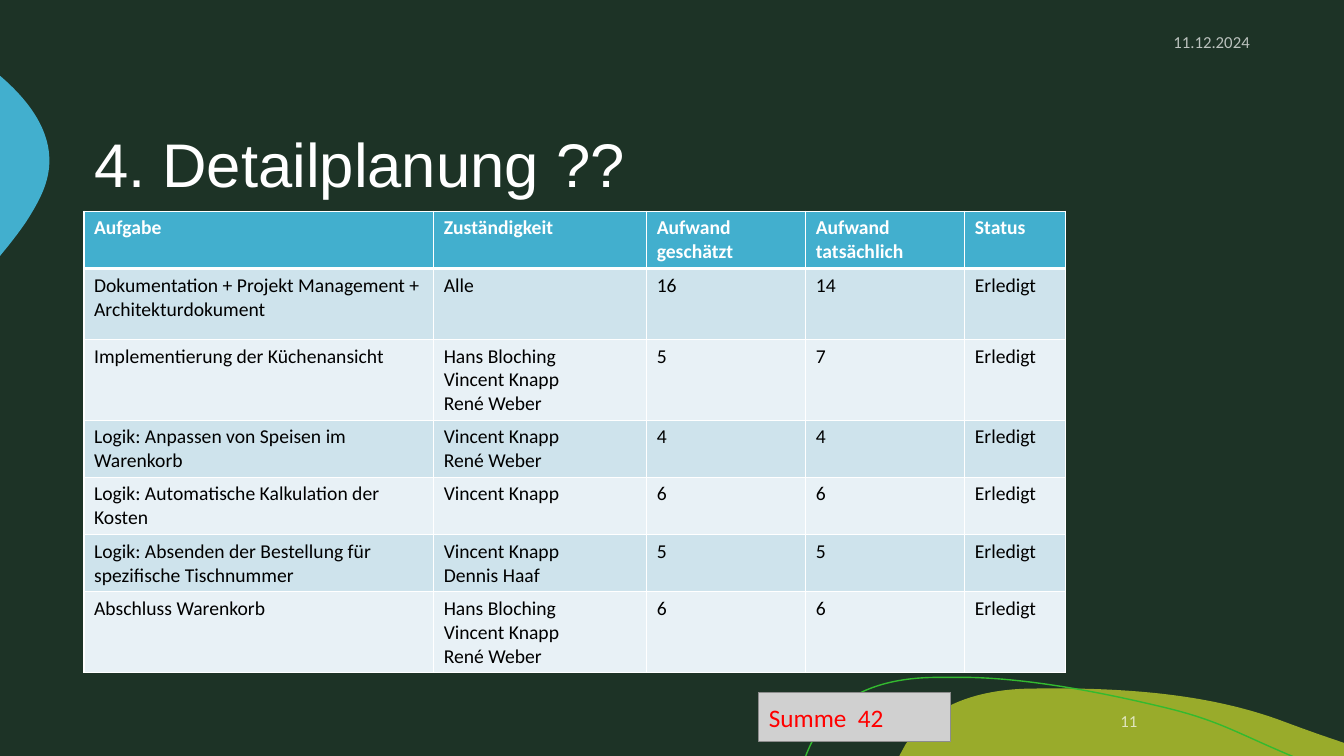
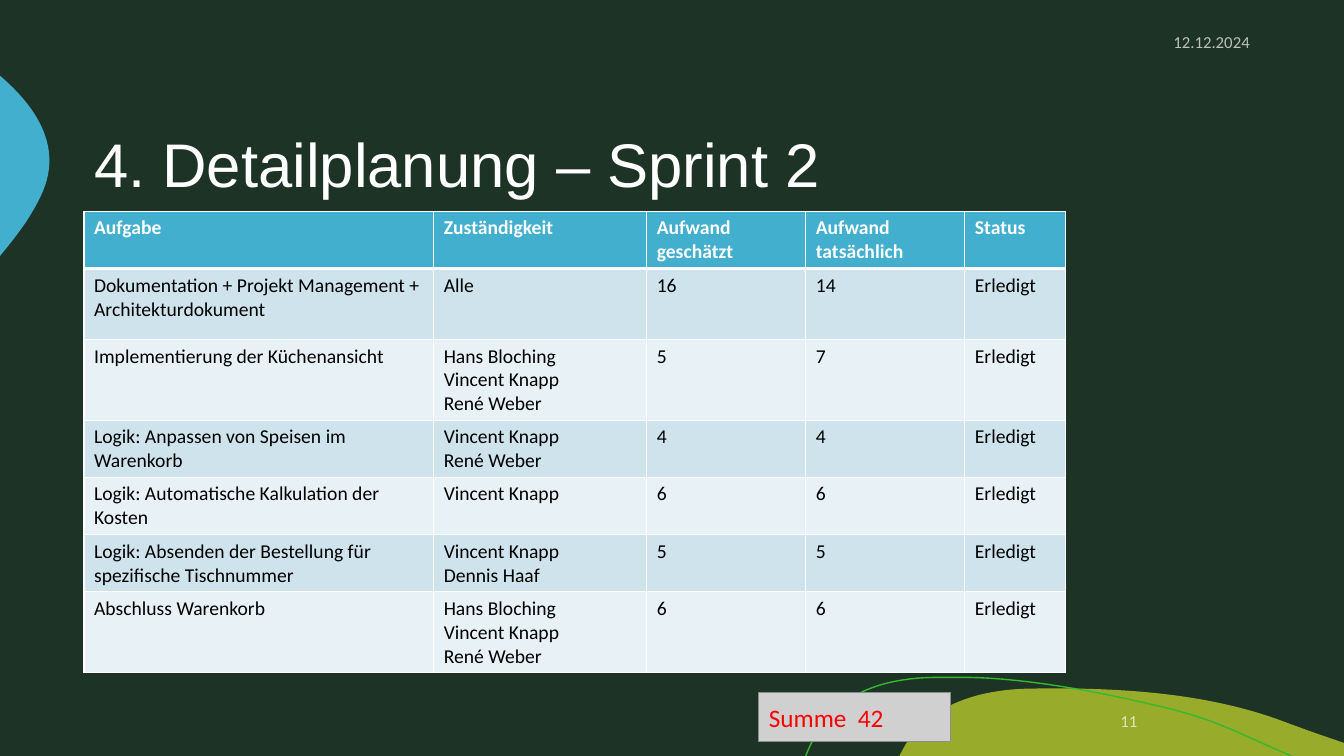
Before and after one commit to zIExpantion/ZumGelbenBach, a slide deck: slide 11 of Dokumente/Sprint-Backlog/Sprint-Backlog2.pptx. Drawn at 1344x756 pixels with LibreOffice and Linux fonts; fonts in the diff are those of the drawing; grey boxes stand for pictures; background and template pictures are left out. Boxes give left, top, right and bottom in pixels: in the first picture for what was removed or moved away, otherwise in the second. Text is boxed around its words. In the diff, an @@ line names an element or a change of style, - is before the commit and + after.

```diff
--- a/Dokumente/Sprint-Backlog/Sprint-Backlog2.pptx
+++ b/Dokumente/Sprint-Backlog/Sprint-Backlog2.pptx
@@ text at bbox=[1173, 37, 1249, 48]: text changed @@
-11.12.2024
+12.12.2024
@@ title at bbox=[94, 142, 819, 199]: text changed @@
-4. Detailplanung ??
+4. Detailplanung – Sprint 2
```
Also in this commit, not shown: 15 other slides changed.
